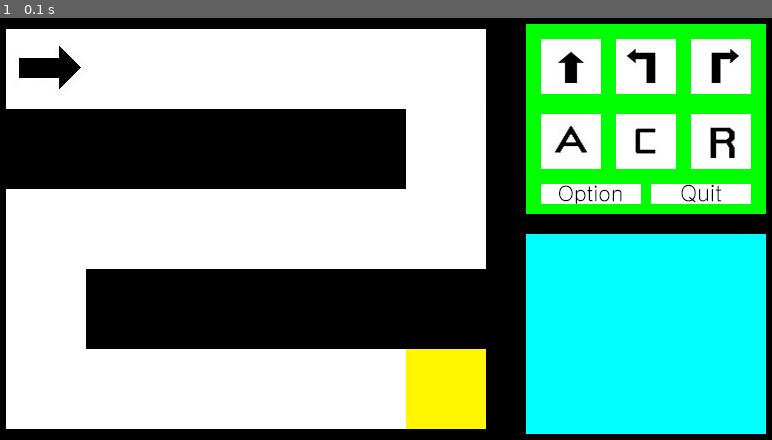
Above: before the commit, frame 1.
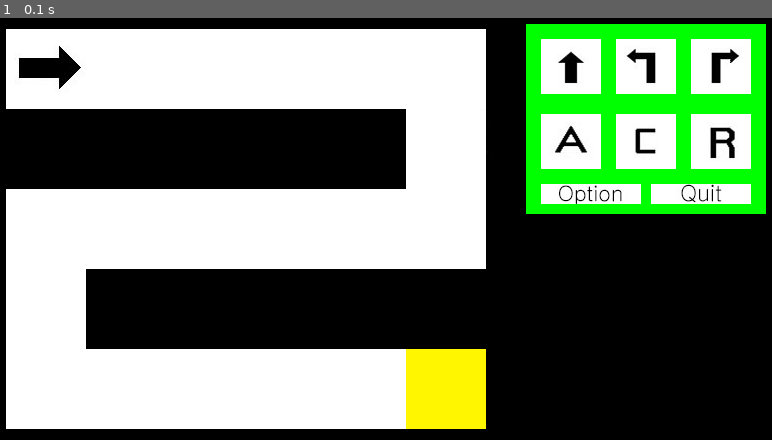
Above: after the commit, the same moment.

Repository: Jeohang/PYPYGAME
Game: pygame game, started from SQW.py
The game is run twice, just before and just after one commit, with the same random seed, the same clock (stepped at 60 frames per second) and the same inputs.
Inputs:
- Up to frame 1 (0.1 s): no input

The runs differ from the first frame. In frame 1, 15% of the frame differs, in the area x 68-100%, y 51-99%.

Commit message:
I tried to show the image of the function part, but the image does not appear.

Diff:
--- a/SQW.py
+++ b/SQW.py
@@ -81,21 +81,33 @@
                         if (event.pos[0], event.pos[1]) == (x, y):
                             print("go straight")
                             Action.execution_list.append("go_straight")
+                            Map.ourScreen.blit(Map.straight_f, (Map.function_x, Map.function_y))
+                            Map.function_x += 50
+                            Map.function_y += 55
                 for x in range(630, 690):
                     for y in range(35, 90):
                         if (event.pos[0], event.pos[1]) == (x, y):
                             print("turn left")
                             Action.execution_list.append("turn_left")
+                            Map.ourScreen.blit(Map.left_f, (Map.function_x, Map.function_y))
+                            Map.function_x += 50
+                            Map.function_y += 55
                 for x in range(705, 765):
                     for y in range(35, 90):
                         if (event.pos[0], event.pos[1]) == (x, y):
                             print("turn right")
                             Action.execution_list.append("turn_right")
+                            Map.ourScreen.blit(Map.right_f, (Map.function_x, Map.function_y))
+                            Map.function_x += 50
+                            Map.function_y += 55
                 for x in range(555, 615):
                     for y in range(110, 165):
                         if (event.pos[0], event.pos[1]) == (x, y):
                             print("action")
                             Action.execution_list.append("action")
+                            Map.ourScreen.blit(Map.action_f, (Map.function_x, Map.function_y))
+                            Map.function_x += 50
+                            Map.function_y += 55
                 for x in range(630, 690):
                     for y in range(110, 165):
                         if (event.pos[0], event.pos[1]) == (x, y):
@@ -103,6 +115,8 @@
                             del Action.execution_list[:]
                             Map.current_x = 20
                             Map.current_y = 25
+                            Map.function_x = 610
+                            Map.function_y = 300
                 for x in range(705, 765):
                     for y in range(110, 165):
                         if (event.pos[0], event.pos[1]) == (x, y):
@@ -122,7 +136,7 @@
         print(Action.status_list[status_count])
         print(Action.execution_list)
         pg.draw.rect(Map.ourScreen, (0, 255, 0), pg.Rect(540, 20, 240, 190))  # button part
-        pg.draw.rect(Map.ourScreen, (0, 255, 255), pg.Rect(540, 230, 240, 200))  # function part
+        #pg.draw.rect(Map.ourScreen, (0, 255, 255), pg.Rect(540, 230, 240, 200))  # function part
         Action.straight(555, 35)
         Action.left(630, 35)
         Action.right(705, 35)
@@ -137,5 +151,3 @@
 
 if __name__ == '__main__':
     __main__()
-
- #  The project is scheduled to resume.
